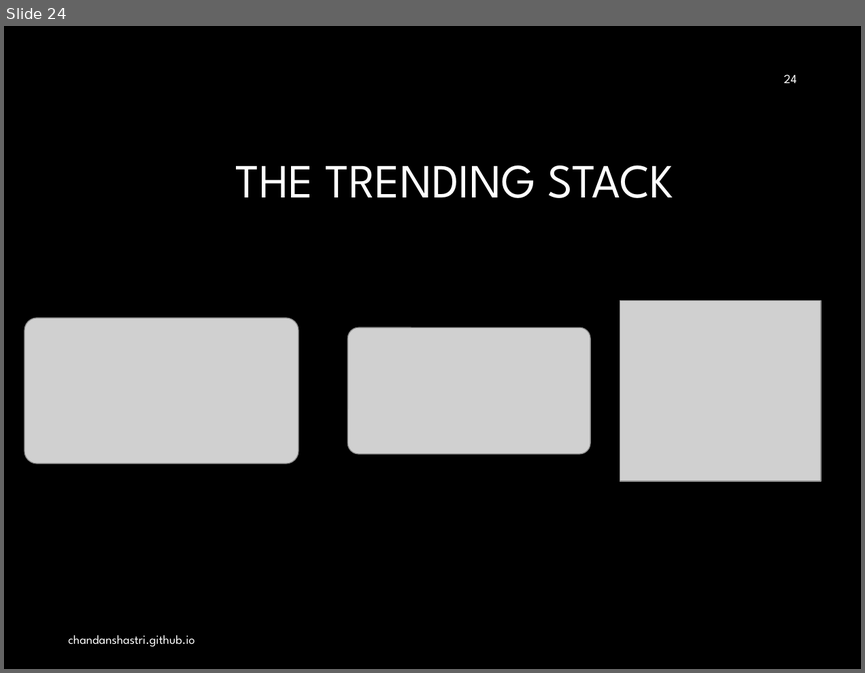
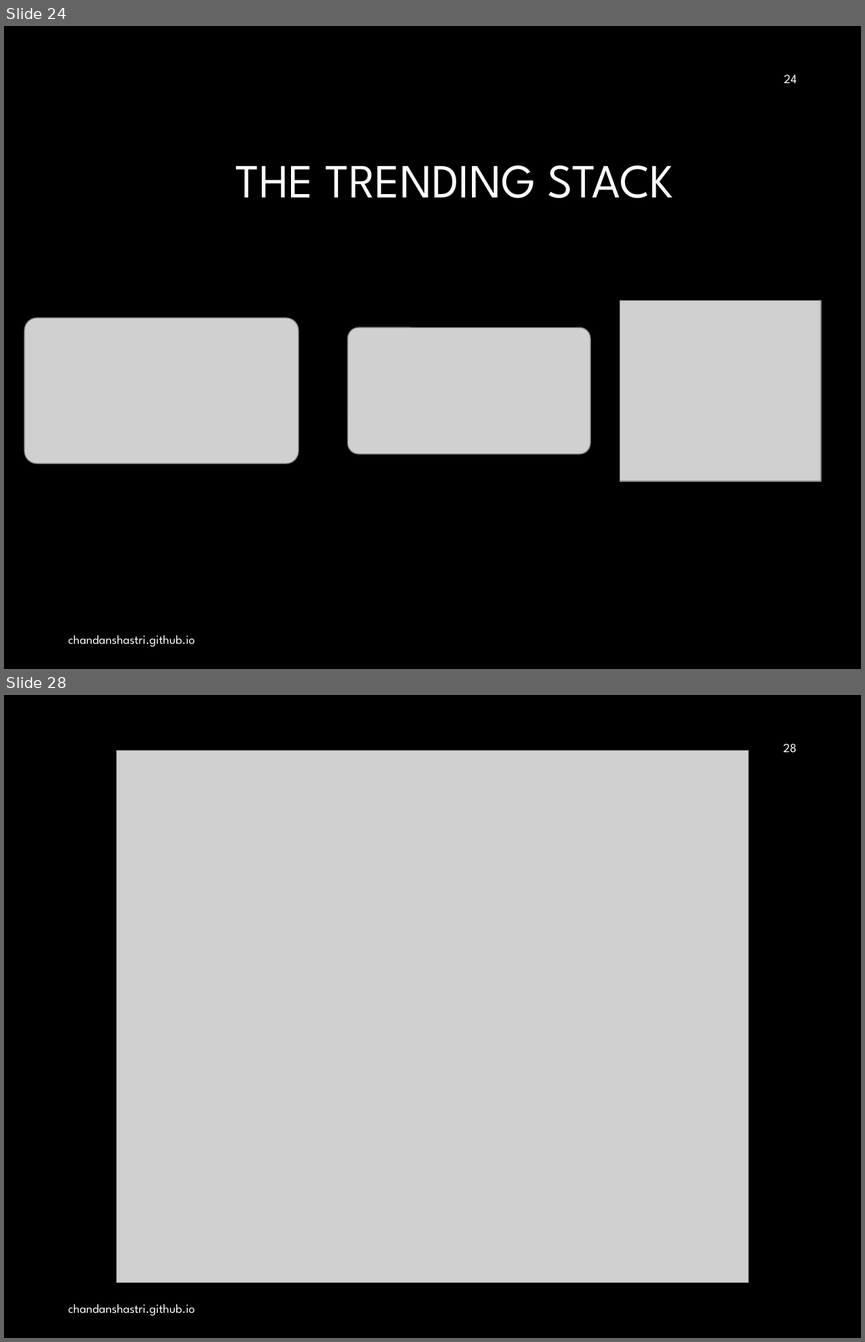
Before and after one commit to ChandanShastri/chandanshastri.github.io, a slide deck: data/talk.pptx. Shown one above the other, each under a label of ours: slide 24 before the commit, slides 24 and 28 after it; the slides between them are not shown. The pictures are 865x673 and 865x1342 pixels, drawn with LibreOffice and Linux fonts; fonts in the diff are those of the drawing; grey boxes stand for pictures; background and template pictures are left out. Boxes give left, top, right and bottom in pixels: in the first picture for what was removed or moved away, otherwise in the second. Text is boxed around its words. In the diff, an @@ line names an element or a change of style, - is before the commit and + after.

```diff
--- a/data/talk.pptx
+++ b/data/talk.pptx
@@ slide 28 added at [4, 695, 861, 1338], background #000000 @@
@@ picture added at [116, 750, 749, 1282] @@
@@ page number added at [783, 743, 797, 752], 10.5 pt, text #FFFFFF @@
+28
@@ text added at [68, 1304, 194, 1315], 10.5 pt, text #FFFFFF @@
+chandanshastri.github.io
```
Also in this commit, not shown: 10 other slides added, 4 other files.
